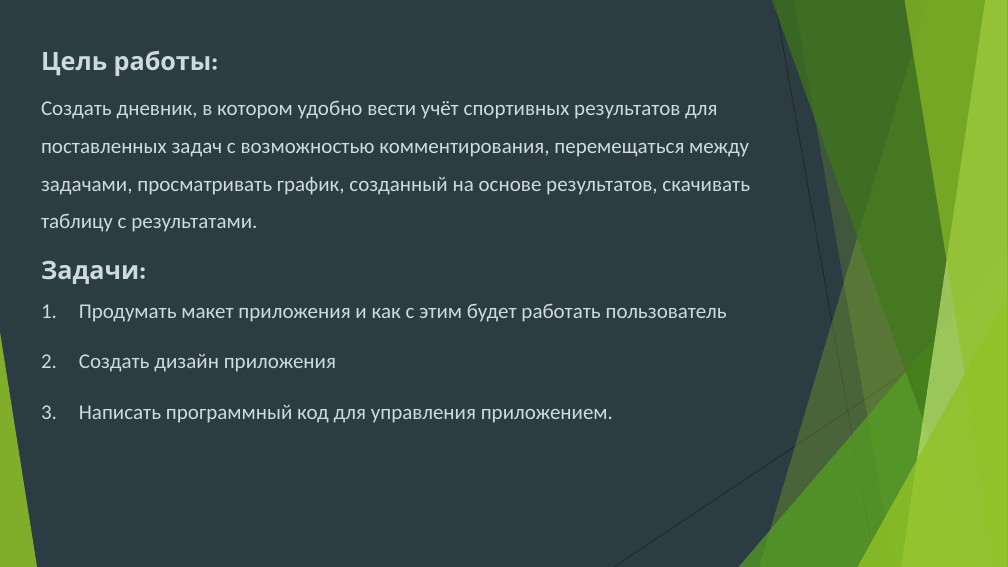
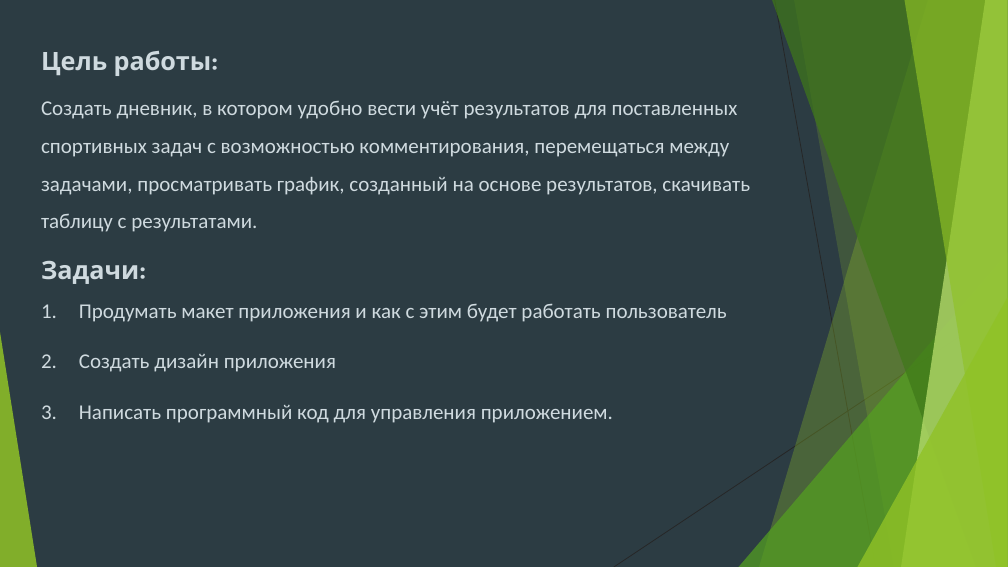
Before and after one commit to BorislavTimoshin/TaskCompletionDiary, a slide deck: slide 3 of description_project/Презентация.pptx. Drawn at 1008x567 pixels with LibreOffice and Linux fonts; fonts in the diff are those of the drawing. Boxes give left, top, right and bottom in pixels: in the first picture for what was removed or moved away, otherwise in the second. Text is boxed around its words. In the diff, an @@ line names an element or a change of style, - is before the commit and + after.

```diff
--- a/description_project/Презентация.pptx
+++ b/description_project/Презентация.pptx
@@ text at (41, 101, 750, 232): text changed @@
-Создать дневник, в котором удобно вести учёт спортивных результатов для поставленных задач с возможностью комментирования, перемещаться между задачами, просматривать график, созданный на основе результатов, скачивать таблицу с результатами.
+Создать дневник, в котором удобно вести учёт результатов для поставленных спортивных задач с возможностью комментирования, перемещаться между задачами, просматривать график, созданный на основе результатов, скачивать таблицу с результатами.
```
Also in this commit, not shown: 1 other slide changed, 2 other files.
